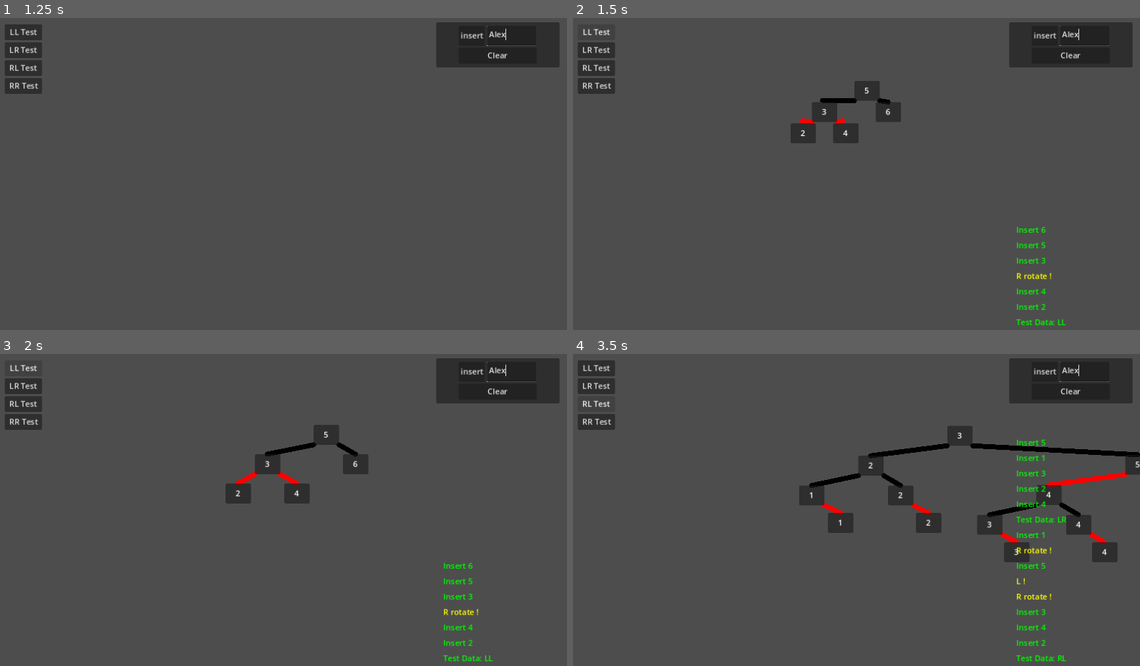
Above: before the commit, frames 1-4 (two rows, left to right).
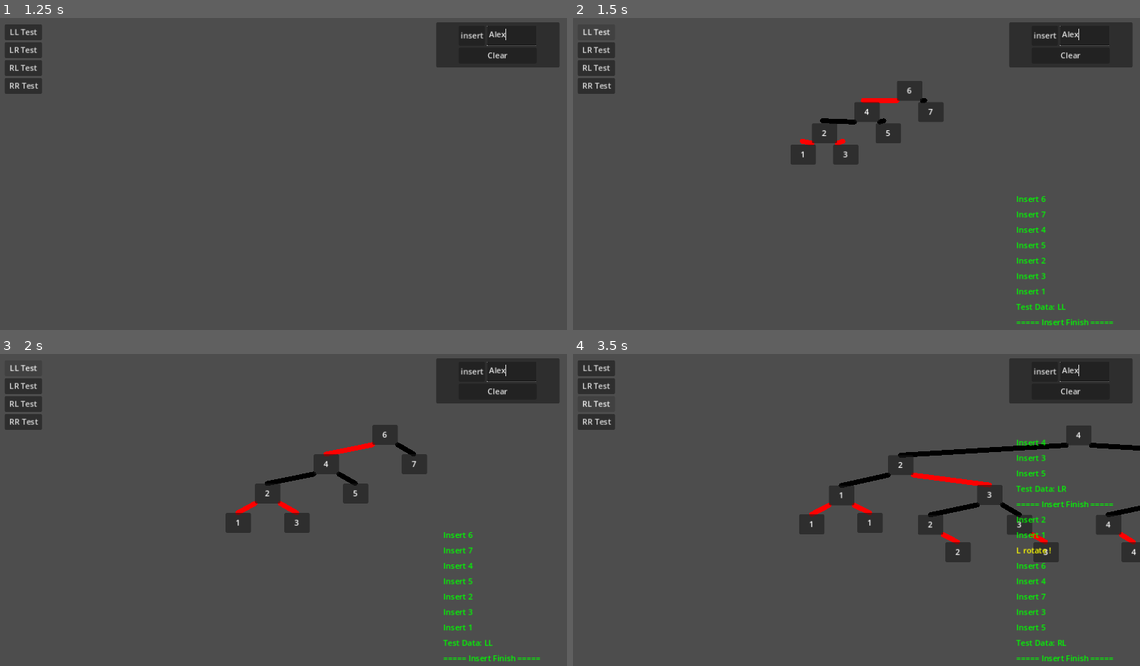
Above: after the commit, the same moments.

Repository: DennisFan11/RBtree
Game: Godot game, scene res://MainScene/MainScene.tscn
The game is run twice, just before and just after one commit, with the same random seed, the same clock (stepped at 60 frames per second) and the same inputs.
Inputs (mouse positions are in pixels of both pictures, inside the frame that each line leads up to):
- Up to frame 1 (1.25 s): click (510, 36) at 0.52 s; type "Alex" at 0.6 s
- Up to frame 2 (1.5 s): click "LL Test" at 1.25 s
- Up to frame 3 (2 s): no input
- Up to frame 4 (3.5 s): click "LR Test" at 2 s; click "RL Test" at 2.75 s

Frame 1 is identical in both runs. In frame 2, 3.8% of the frame differs, in the area x 38-96%, y 20-99%; in frame 3, 4.6%; in frame 4, 9.1%, in the area x 39-100%, y 22-99%.

Commit message:
fix test data

Diff:
--- a/MainScene/main_scene.gd
+++ b/MainScene/main_scene.gd
@@ -41,10 +41,12 @@
 var _tree_insert:TreeInsert = TreeInsert.new()
 var _tree_remove:TreeRemove = TreeRemove.new()
 
-func _insert(val:float):
+func _insert(val:float, batch:bool=false):
 	_message("[color=green]Insert "+str(val)+"[/color]")
 	_root = _tree_insert.insert(_root, val)
 	_tree_update()
+	if !batch:
+		_message("[color=green]===== Insert Finish =====[/color]")
 
 func _remove(val:float):
 	_message("[color=red]Remove "+str(val)+"[/color]")
@@ -114,24 +116,28 @@
 
 #region GUI event
 func _on_ll_button_down() -> void:
-	for i in [6, 5, 3, 4, 2]: # LL
-		_insert(i)
-	message("[color=green]Test Data: LL [/color]")
+	for i in [6, 7, 4, 5, 2, 3, 1]: # LL
+		_insert(i,true)
+	_message("[color=green]Test Data: LL [/color]")
+	_message("[color=green]===== Insert Finish =====[/color]")
 
 func _on_lr_button_down() -> void:
-	for i in [5, 1, 3, 2, 4]: # LR
-		_insert(i)
-	message("[color=green]Test Data: LR [/color]")
+	for i in [6, 2, 7, 1, 4, 3, 5]: # LR
+		_insert(i,true)
+	_message("[color=green]Test Data: LR [/color]")
+	_message("[color=green]===== Insert Finish =====[/color]")
 
 func _on_rl_button_down() -> void:
-	for i in [1, 5, 3, 4, 2]:
-		_insert(i)
-	message("[color=green]Test Data: RL [/color]")
+	for i in [2, 1, 6, 4, 7, 3, 5]:
+		_insert(i,true)
+	_message("[color=green]Test Data: RL [/color]")
+	_message("[color=green]===== Insert Finish =====[/color]")
 
 func _on_rr_button_down() -> void:
-	for i in [1, 2, 4, 3, 5]:
-		_insert(i)
-	message("[color=green]Test Data: RR [/color]")
+	for i in [2, 1, 4, 3, 6, 5, 7]:
+		_insert(i,true)
+	_message("[color=green]Test Data: RR [/color]")
+	_message("[color=green]===== Insert Finish =====[/color]")
 
 func _on_clear_button_button_down() -> void:
 	_root = null
--- a/TreeInsert.gd
+++ b/TreeInsert.gd
@@ -81,7 +81,7 @@
 
 
 func rotL(P:TreeNode):
-	MainScene.message("[color=yellow]L ![/color]")
+	MainScene.message("[color=yellow]L rotate ![/color]")
 	var gp:TreeNode = P.PP
 	var fa:TreeNode = P.P
 	var y:TreeNode = P.L
